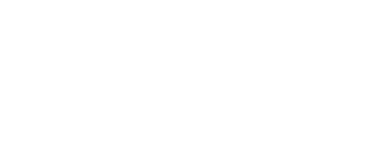
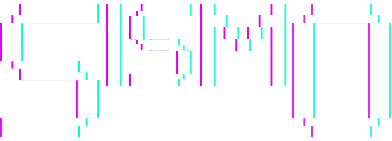
Layers edited between the first and the second 392×141 image:
added layer "O copy 2" above "O" over box(294, 4, 389, 137)
added layer "O" (1st of 2) above "O" over box(292, 4, 387, 137)
added layer "O" (2nd of 2) above "ISM copy 2" over box(296, 4, 391, 137)
added layer "ISM copy 2" above "ISM" over box(119, 4, 285, 86)
added layer "ISM" (1st of 2) above "ISM" over box(119, 4, 287, 86)
added layer "ISM" (2nd of 2) above "S copy" over box(106, 4, 273, 86)
added layer "S copy" above "S" over box(1, 4, 98, 137)
added layer "S" (1st of 2) above "S" over box(3, 4, 100, 137)
added layer "S" (2nd of 2) above "Layer 2" over box(0, 4, 96, 137)
hid "Group 1", painted on it over box(0, 4, 391, 137)
